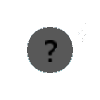
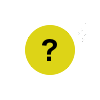
Layers edited between the first and the second w=100, h=100 image:
added layer "Pasted Layer" above "Background" over (x1=41, y1=39, x2=57, y2=61)
painted on "Background" over (x1=25, y1=25, x2=75, y2=75)
